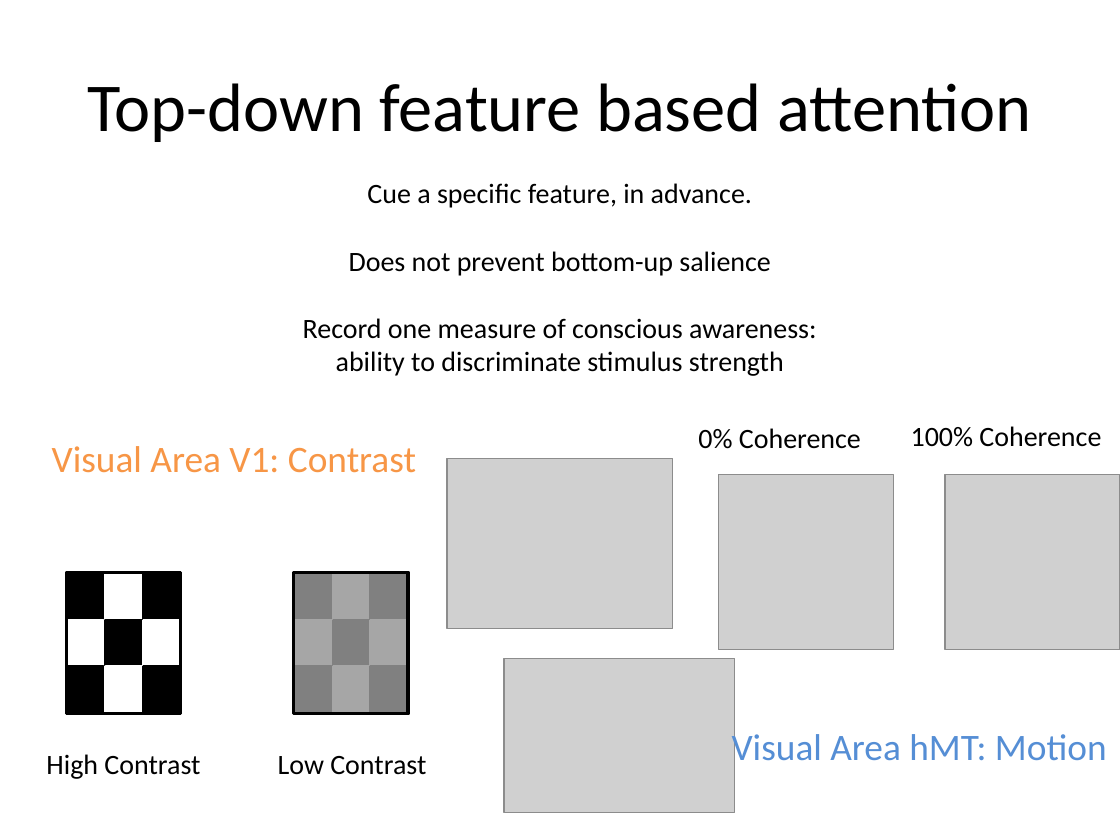
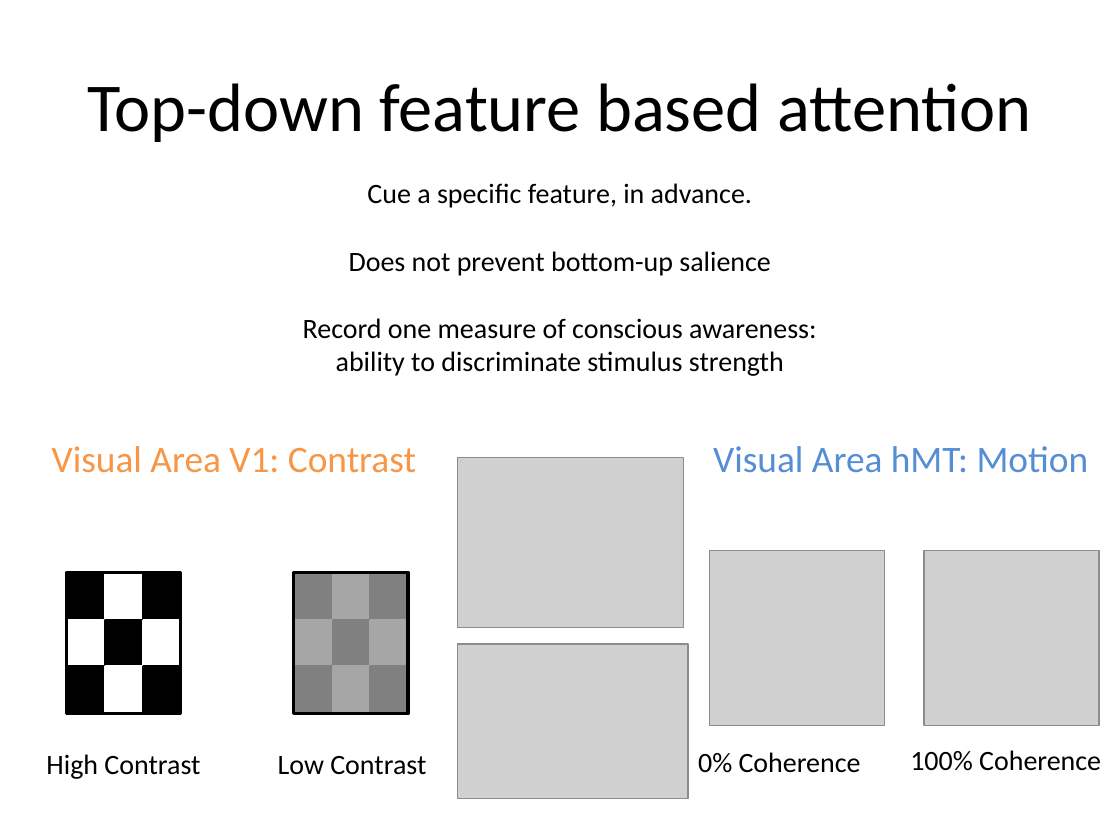
Before and after one commit to dbirman/att_awe, a slide deck: slide 26 of talks/20160823_mad_birman.pptx (slide 25 before the commit). Drawn at 1120x840 pixels with LibreOffice and Linux fonts; fonts in the diff are those of the drawing; grey boxes stand for pictures. Boxes give left, top, right and bottom in pixels: in the first picture for what was removed or moved away, otherwise in the second. Text is boxed around its words. In the diff, an @@ line names an element or a change of style, - is before the commit and + after.

```diff
--- a/talks/20160823_mad_birman.pptx
+++ b/talks/20160823_mad_birman.pptx
@@ text "Visual Area hMT: Motion" rewrapped from (732,729,1107,770) to (713,446,1089,473) @@
@@ picture: place and size @@
-picture at (447,458,673,628)
+picture at (457,457,683,627)
@@ picture: place and size @@
-picture at (718,475,893,650)
+picture at (709,551,884,726)
@@ picture: place and size @@
-picture at (945,475,1120,650)
+picture at (924,551,1099,726)
@@ picture: place and size @@
-picture at (504,659,735,813)
+picture at (457,644,688,799)
@@ text "0% Coherence": place and size @@
-text "0% Coherence" at (698,428,861,449)
+text "0% Coherence" at (698,752,861,773)
@@ text "100% Coherence": place and size @@
-text "100% Coherence" at (911,426,1101,447)
+text "100% Coherence" at (910,750,1101,771)
```
Also in this commit, not shown: 6 other slides changed, 4 slides added, 8 slides removed, 2 other files.
